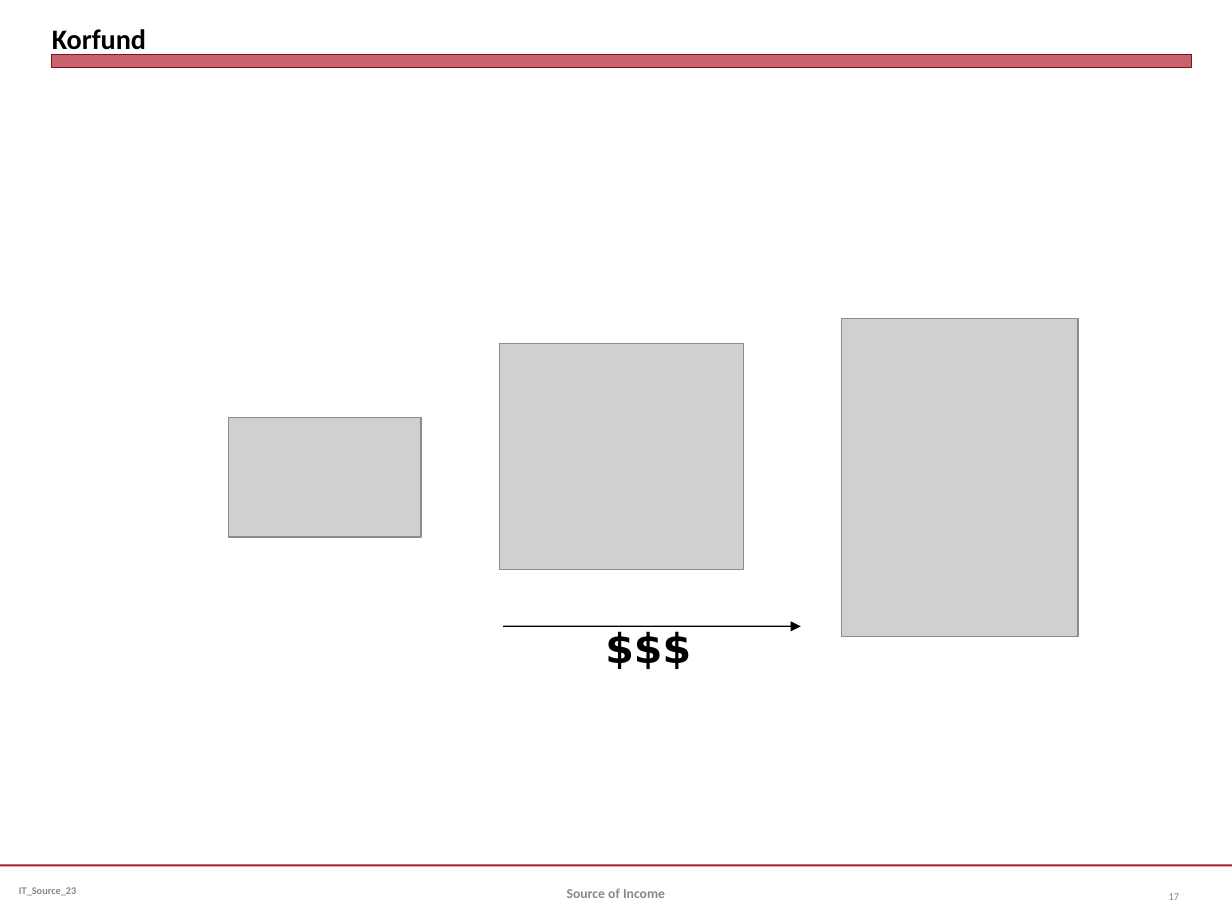
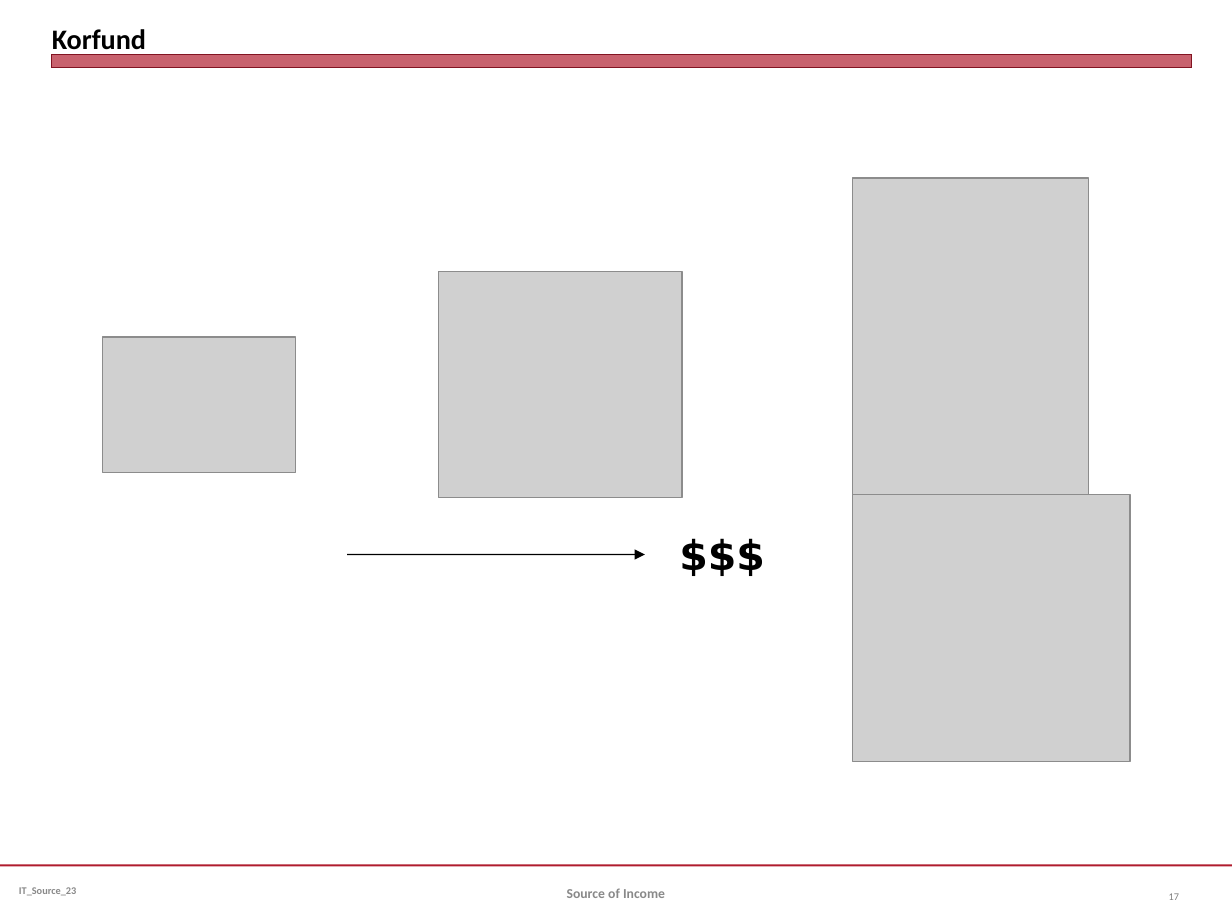
Before and after one commit to jmc877/International-Tax, a slide deck: slide 17 of slides/IT_Source_IntDiv_23.pptx. Drawn at 1232x924 pixels with LibreOffice and Linux fonts; fonts in the diff are those of the drawing; grey boxes stand for pictures. Boxes give left, top, right and bottom in pixels: in the first picture for what was removed or moved away, otherwise in the second. Text is boxed around its words. In the diff, an @@ line names an element or a change of style, - is before the commit and + after.

```diff
--- a/slides/IT_Source_IntDiv_23.pptx
+++ b/slides/IT_Source_IntDiv_23.pptx
@@ picture: place and size @@
-picture at [841, 318, 1078, 636]
+picture at [853, 177, 1089, 495]
@@ picture: place and size @@
-picture at [500, 344, 744, 569]
+picture at [439, 271, 683, 496]
@@ picture: place and size @@
-picture at [228, 418, 420, 537]
+picture at [102, 338, 294, 473]
@@ picture added at [853, 495, 1130, 763] @@
@@ text "$$$": place and size @@
-text "$$$" at [594, 616, 706, 678]
+text "$$$" at [668, 524, 780, 585]
@@ arrow moved from (503, 626) - (801, 626) to (347, 554) - (644, 554) @@
```
Also in this commit, not shown: 2 other files.
